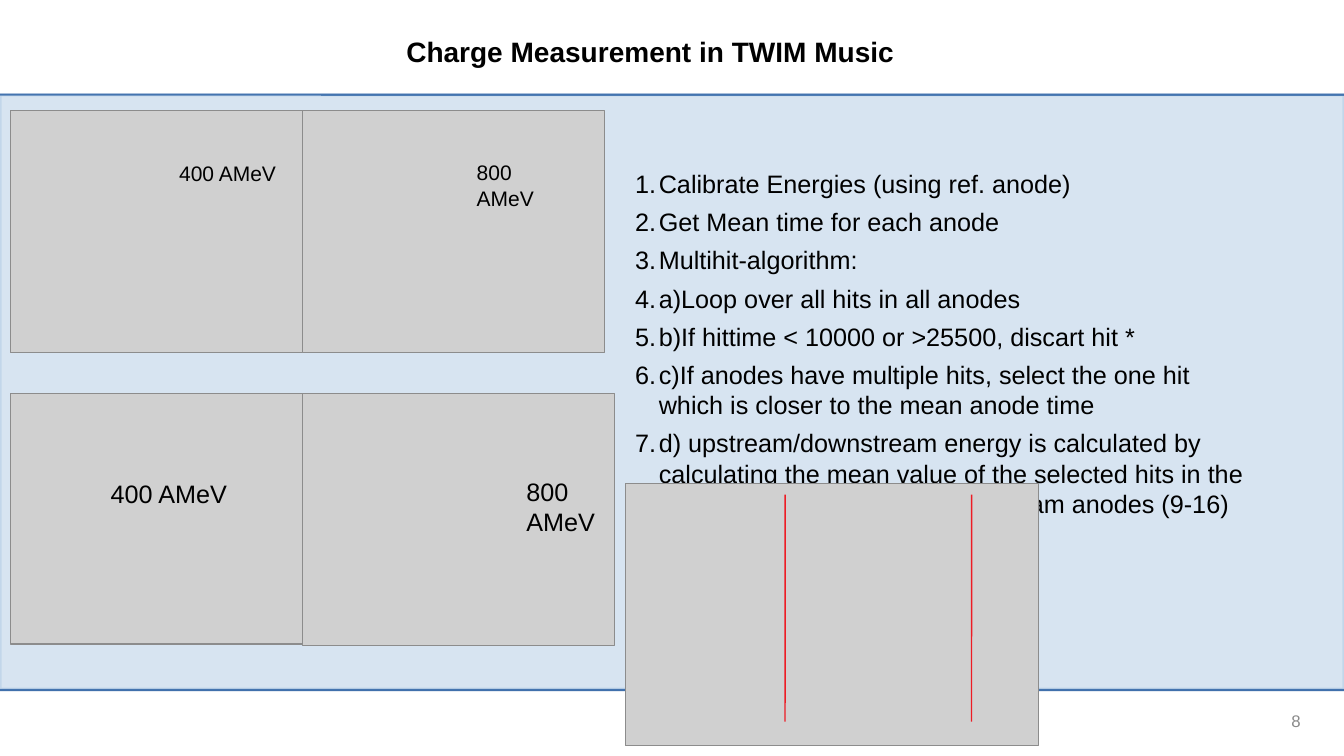
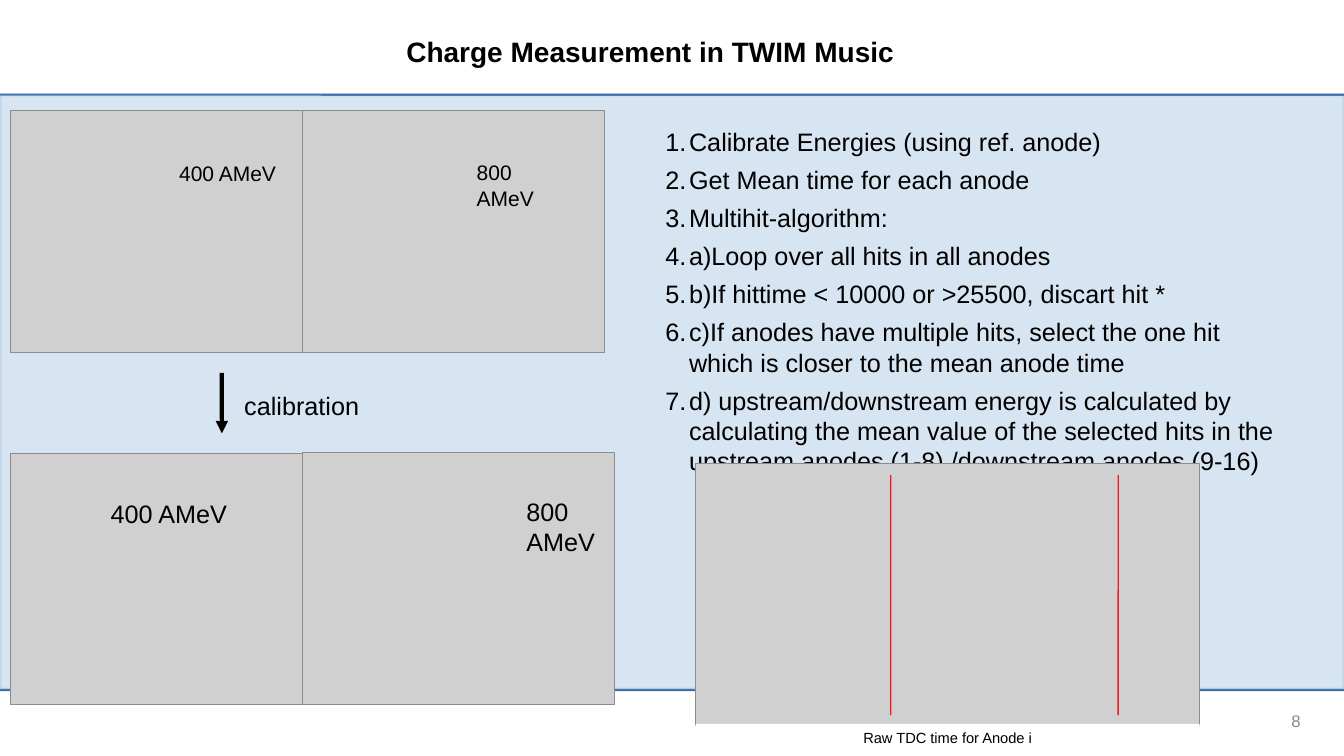
Before and after one commit to jenegger/r3bweek24_gsi, a slide deck: slide 8 of r3bweek_24_gsi.odp. Drawn at 1344x756 pixels with LibreOffice and Linux fonts; fonts in the diff are those of the drawing; grey boxes stand for pictures; background and template pictures are left out. Boxes give left, top, right and bottom in pixels: in the first picture for what was removed or moved away, otherwise in the second. Text is boxed around its words. In the diff, an @@ line names an element or a change of style, - is before the commit and + after.

```diff
--- a/r3bweek_24_gsi.odp
+++ b/r3bweek_24_gsi.odp
@@ text "Calibrate Energies (using ref. anode)": place and size @@
-text "Calibrate Energies (using ref. anode)" at [659, 174, 1243, 519]
+text "Calibrate Energies (using ref. anode)" at [689, 132, 1273, 476]
@@ arrow added from (222, 373) to (222, 434), #000000 3 pt @@
@@ text added at [244, 396, 359, 416], 18 pt, text #000000 @@
+calibration
@@ picture: place and size @@
-picture at [10, 393, 302, 644]
+picture at [10, 454, 302, 705]
@@ picture: place and size @@
-picture at [302, 393, 615, 645]
+picture at [302, 453, 615, 705]
@@ picture: place and size @@
-picture at [625, 484, 1038, 746]
+picture at [696, 464, 1200, 726]
@@ line moved from (972, 722) - (972, 495) to (890, 715) - (890, 475) @@
@@ line moved from (785, 722) - (785, 495) to (1118, 715) - (1118, 475) @@
@@ text "400 AMeV": place and size @@
-text "400 AMeV" at [111, 485, 227, 504]
+text "400 AMeV" at [111, 505, 227, 524]
@@ text "800 AMeV": place and size @@
-text "800 AMeV" at [526, 483, 595, 532]
+text "800 AMeV" at [526, 503, 595, 552]
@@ rectangle added at [696, 724, 1200, 750], fill #FFFFFF, 10.5 pt, text #000000 @@
+Raw TDC time for Anode i
```
Also in this commit, not shown: 3 other slides changed, 1 slide added, 1 slide removed, 1 other file.
